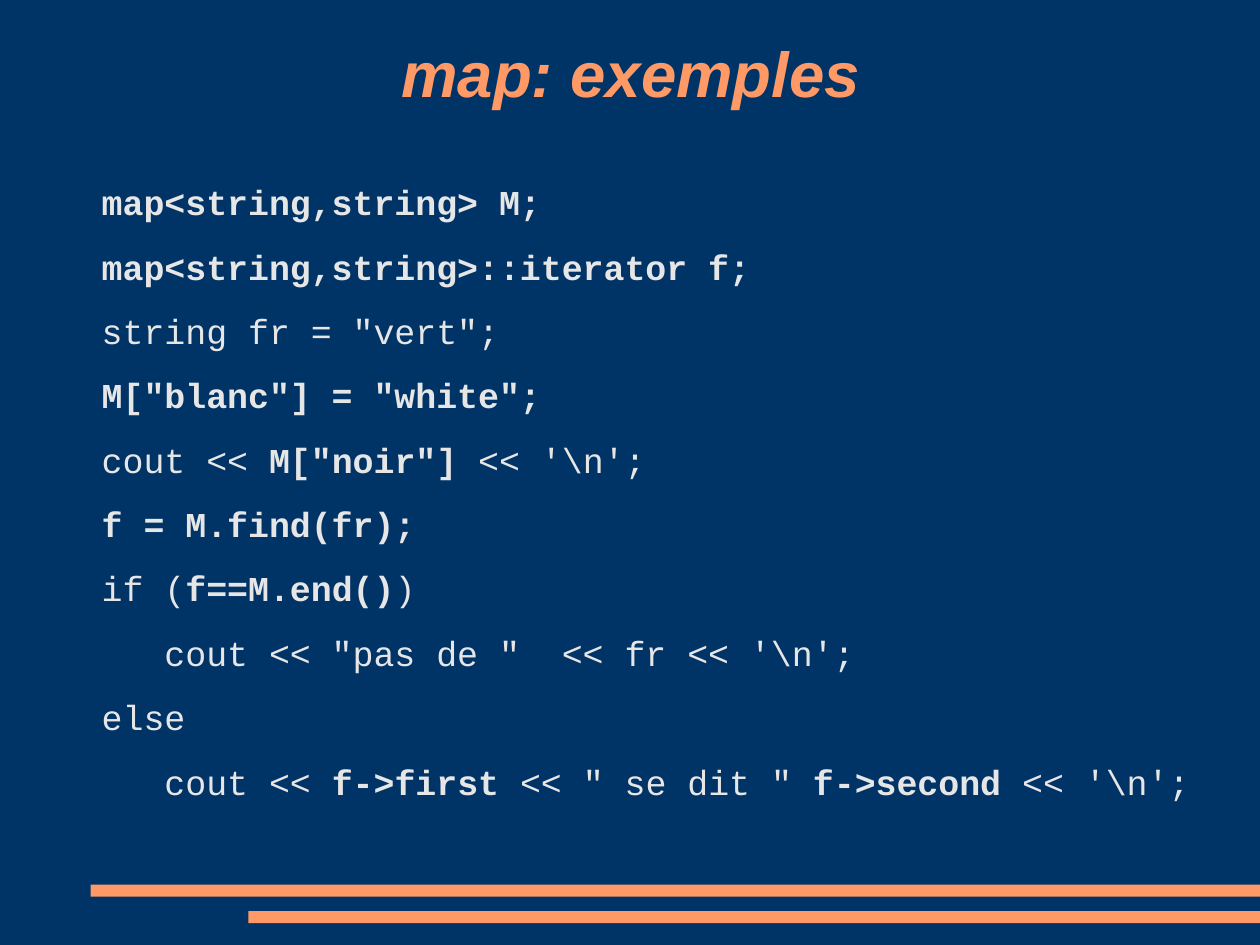
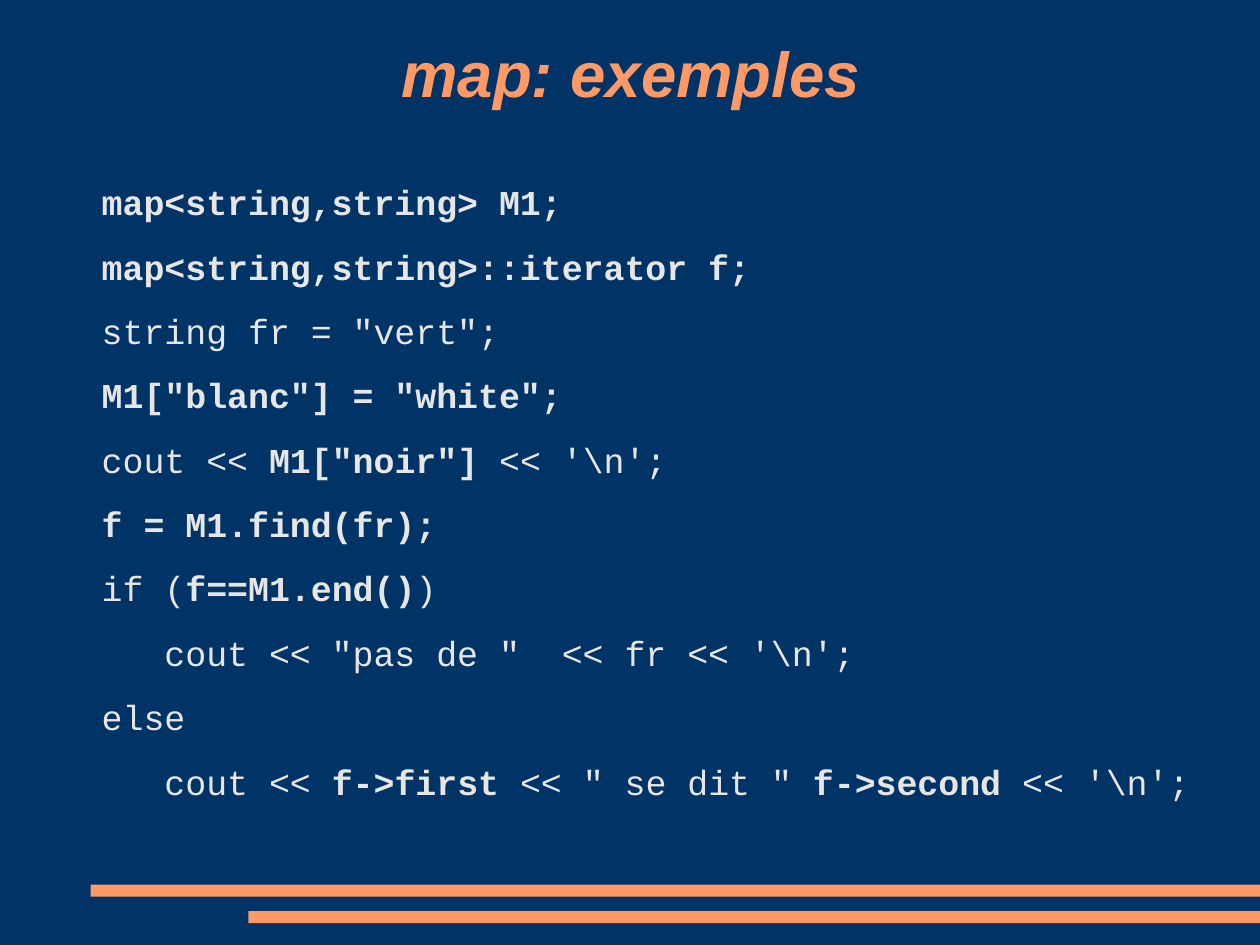
Before and after one commit to manu5801/cours-cplusplus, a slide deck: slide 28 of stl/stl.odp (slide 29 before the commit). Drawn at 1260x945 pixels with LibreOffice and Linux fonts; fonts in the diff are those of the drawing. Boxes give left, top, right and bottom in pixels: in the first picture for what was removed or moved away, otherwise in the second. Text is boxed around its words. In the diff, an @@ line names an element or a change of style, - is before the commit and + after.

```diff
--- a/stl/stl.odp
+++ b/stl/stl.odp
@@ text at <box>102,191,562,223</box>: text changed @@
-map<string,string> M;
+map<string,string> M1;
@@ text at <box>102,384,667,609</box>: text changed @@
-M["blanc"] = "white";
-cout << M["noir"] << '\n';
-f = M.find(fr);
-if (f==M.end())
+M1["blanc"] = "white";
+cout << M1["noir"] << '\n';
+f = M1.find(fr);
+if (f==M1.end())
```
Also in this commit, not shown: 20 other slides changed, 2 slides added, 3 slides removed, 9 other files.
